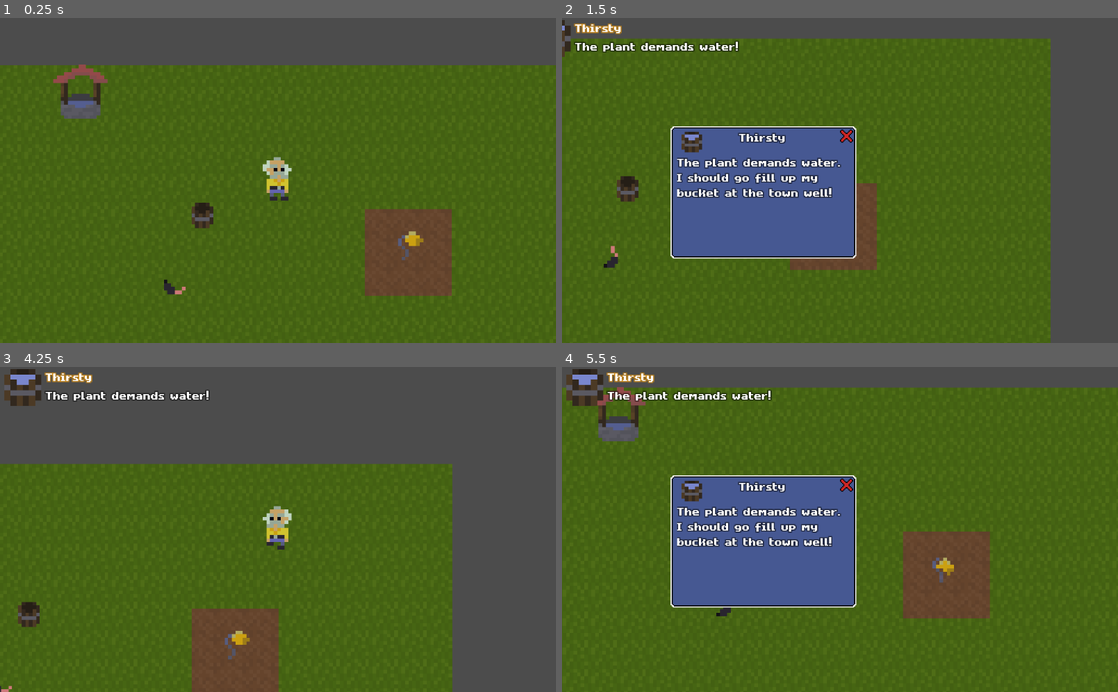
Above: before the commit, frames 1-4 (two rows, left to right).
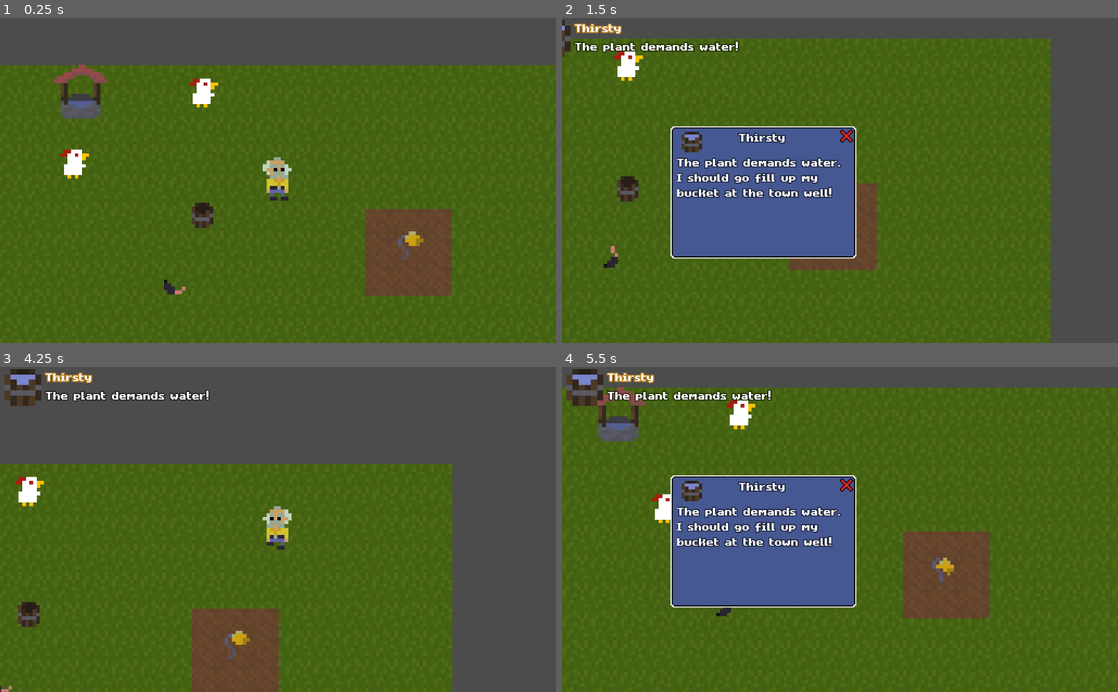
Above: after the commit, the same moments.

Repository: Lemonszz/ld46
Game: Godot game, scene res://Game.tscn
Two runs of this game, one before a commit and one after it. Both use one fixed random seed, a clock stepped at 60 frames per second and the inputs below. The engine's default icon, where the game draws it, is replaced by a stand-in: a white triangle on a blue panel in a dark square.
Inputs:
- Up to frame 1 (0.25 s): no input
- Up to frame 2 (1.5 s): hold D (right) 0.53-1.28 s; tap E (activate) at 0.6 s; hold S (down) from 1.28 s (still down); tap J (quest) at 1.35 s
- Up to frame 3 (4.25 s): release S (down) at 2.03 s; hold D (right) 2.03-2.78 s; tap E (activate) at 2.1, 3.6 s; hold W (up) 2.78-3.53 s; tap J (quest) at 2.85 s; hold A (left) from 3.53 s (still down)
- Up to frame 4 (5.5 s): tap J (quest) at 4.35 s; release A (left) at 5.03 s; hold S (down) from 5.03 s (still down); tap E (activate) at 5.1 s

The runs differ from the first frame. In frame 1, 0.6% of the frame differs, in the area x 10-40%, y 18-50%; in frame 2, 0.3%; in frame 3, 0.3%; in frame 4, 0.5%.

Commit message:
Chicken!!!!

Diff:
--- a/Game.tscn
+++ b/Game.tscn
@@ -7,6 +7,7 @@
 [ext_resource path="res://objects/Well.tscn" type="PackedScene" id=5]
 [ext_resource path="res://script/Game.gd" type="Script" id=6]
 [ext_resource path="res://objects/RatPickup.tscn" type="PackedScene" id=7]
+[ext_resource path="res://objects/ChickenPickup.tscn" type="PackedScene" id=8]
 
 [sub_resource type="TileSet" id=1]
 0/name = "Grass"
@@ -62,3 +63,9 @@
 [node name="ui" type="CanvasLayer" parent="."]
 scale = Vector2( 2, 2 )
 transform = Transform2D( 2, 0, 0, 2, 0, 0 )
+
+[node name="PickupEntity" parent="." instance=ExtResource( 8 )]
+position = Vector2( -47.9852, 0.869026 )
+
+[node name="PickupEntity2" parent="." instance=ExtResource( 8 )]
+position = Vector2( -14.0919, -18.6226 )
--- /dev/null
+++ b/PickupEntity.gd
@@ -0,0 +1,32 @@
+extends FoodPickup;
+class_name PickupEntity
+
+export var acceleration = 0.1;
+export var friction = 0.5;
+export var speed = 75;
+
+var velocity = Vector2();
+
+func _process(delta):
+	._process(delta);
+	var s = self;
+	var b = Global.player.pickup != self;
+	s.set_collision_layer_bit(0, b);
+	s.set_collision_mask_bit(0, b);
+
+func update_speed():
+	var movementDir : Vector2 = get_movement_direction();
+	movementDir = movementDir.normalized() * speed;
+
+	if(movementDir.length()  > 0 ):
+		velocity = velocity.linear_interpolate(movementDir, acceleration);
+	else:
+		velocity = velocity.linear_interpolate(Vector2.ZERO, friction);
+
+func get_movement_direction():
+	return Vector2.ZERO;
+
+func _physics_process(delta):
+	update_speed();
+	var k = self;
+	velocity = k.move_and_slide(velocity);
--- /dev/null
+++ b/objects/ChickenPickup.tscn
@@ -0,0 +1,10 @@
+[gd_scene load_steps=3 format=2]
+
+[ext_resource path="res://objects/PickupEntity.tscn" type="PackedScene" id=1]
+[ext_resource path="res://script/pickup/ChickenPickup.gd" type="Script" id=2]
+
+[node name="PickupEntity" instance=ExtResource( 1 )]
+scale = Vector2( 1, 1 )
+script = ExtResource( 2 )
+[connection signal="body_entered" from="Area2D" to="." method="_on_Area2D_body_entered"]
+[connection signal="body_exited" from="Area2D" to="." method="_on_Area2D_body_exited"]
--- /dev/null
+++ b/objects/PickupEntity.tscn
@@ -0,0 +1,26 @@
+[gd_scene load_steps=5 format=2]
+
+[ext_resource path="res://PickupEntity.gd" type="Script" id=1]
+[ext_resource path="res://assets/chicken/chicken.png" type="Texture" id=2]
+
+[sub_resource type="CircleShape2D" id=1]
+radius = 14.4163
+
+[sub_resource type="CircleShape2D" id=2]
+radius = 3.88791
+
+[node name="PickupEntity" type="KinematicBody2D"]
+position = Vector2( -0.032259, 0.135908 )
+scale = Vector2( 0.272438, 0.272438 )
+script = ExtResource( 1 )
+
+[node name="Area2D" type="Area2D" parent="."]
+
+[node name="CollisionShape2D" type="CollisionShape2D" parent="Area2D"]
+shape = SubResource( 1 )
+
+[node name="CollisionShape2D" type="CollisionShape2D" parent="."]
+shape = SubResource( 2 )
+
+[node name="Sprite" type="Sprite" parent="."]
+texture = ExtResource( 2 )
--- a/project.godot
+++ b/project.godot
@@ -34,10 +34,15 @@
 "language": "GDScript",
 "path": "res://script/Healthbar.gd"
 }, {
-"base": "Sprite",
+"base": "Node",
 "class": "Pickup",
 "language": "GDScript",
 "path": "res://script/pickup/Pickup.gd"
+}, {
+"base": "FoodPickup",
+"class": "PickupEntity",
+"language": "GDScript",
+"path": "res://PickupEntity.gd"
 }, {
 "base": "StaticBody2D",
 "class": "Plant",
@@ -81,6 +86,7 @@
 "FoodPickup": "",
 "Healthbar": "",
 "Pickup": "",
+"PickupEntity": "",
 "Plant": "",
 "Player": "",
 "Quest": "",
--- a/script/pickup/BucketPickup.gd
+++ b/script/pickup/BucketPickup.gd
@@ -6,10 +6,11 @@
 onready var TEX_EMPTY = load("res://assets/pickup/bucketempty.png");
 
 func _process(delta):
+	var s = self;
 	if(isFull):
-		texture = TEX_FULL;
+		s.texture = TEX_FULL;
 	else:
-		texture = TEX_EMPTY;
+		s.texture = TEX_EMPTY;
 
 func can_give():
 	return isFull;
--- /dev/null
+++ b/script/pickup/ChickenPickup.gd
@@ -0,0 +1,60 @@
+extends PickupEntity
+
+var startPos : Vector2;
+var targetPos : Vector2;
+var targetTime;
+var restrict = true;
+
+func _ready():
+	var s = self;
+	startPos = s.position;
+	switch_target();
+
+func _process(delta):
+	._process(delta);
+	var s = self;
+	targetTime -= delta;
+	if(targetTime <= 0):
+		switch_target();
+
+func switch_target():
+	var s = self;
+	targetTime = rand_range(2, 5);
+	var distance = 25;
+	if(!restrict):
+		distance = 100;
+
+	if(restrict):
+		targetPos = Vector2(startPos.x + rand_range(-distance, distance), startPos.y + rand_range(-distance, distance));
+	else:
+		var i1 = 1;
+		if(randi() % 2 == 1):
+			i1 = -1
+		var i2 = 1;
+		if(randi() % 2 == 1):
+			i2 = -1
+		var xDistance = 25 + rand_range(0, distance) * i1;
+		var yDistance = 25 + rand_range(0, distance) * i1;
+		targetPos = Vector2(s.position.x + xDistance, s.position.y + yDistance);
+
+func get_movement_direction():
+	var s = self;
+	var t = s.get_angle_to(targetPos);
+	if(targetPos.distance_to(s.position) < 5 || Global.player.pickup == self):
+		return Vector2.ZERO;
+
+	return Vector2(cos(t), sin(t)).normalized();
+
+func get_food():
+	return FoodTypes.CHICKEN;
+
+func _on_Area2D_body_entered(body):
+	._on_Area2D_body_entered(body);
+	if(body is Player):
+		targetTime = 0;
+		restrict = false;
+
+func _on_Area2D_body_exited(body):
+	._on_Area2D_body_exited(body)
+	if(body is Player):
+		restrict = true;
--- a/script/pickup/Pickup.gd
+++ b/script/pickup/Pickup.gd
@@ -1,4 +1,4 @@
-extends Sprite
+extends Node
 class_name Pickup
 
 var canPickup = false;
Not shown: 1 places in Game.tscn that only renumber resources
Binary file added: assets/chicken/chicken.png
Not shown, added: assets/chicken/chicken.png.import
